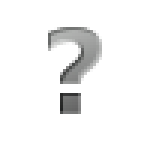
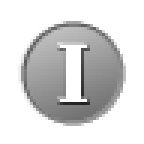
Layer changes from the first 144x144 image to the second:
renamed "q2" to "gradient", painted on it over box(18, 21, 126, 126)
painted on "emboss" over box(18, 21, 126, 126)
